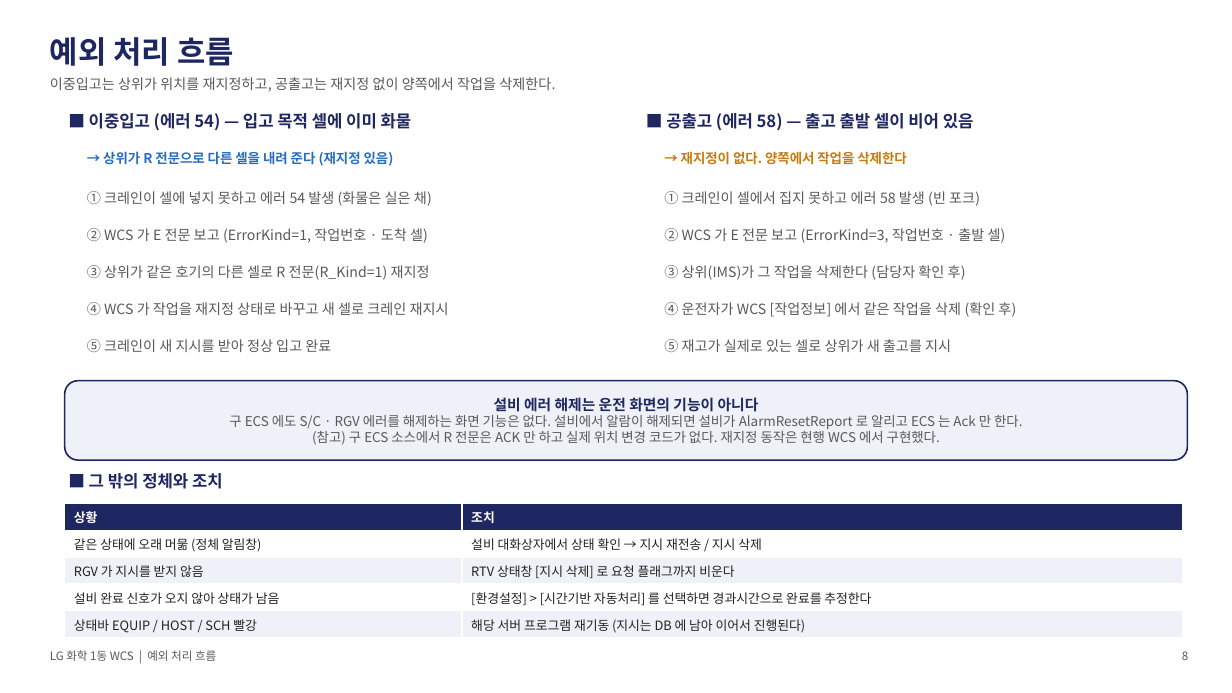
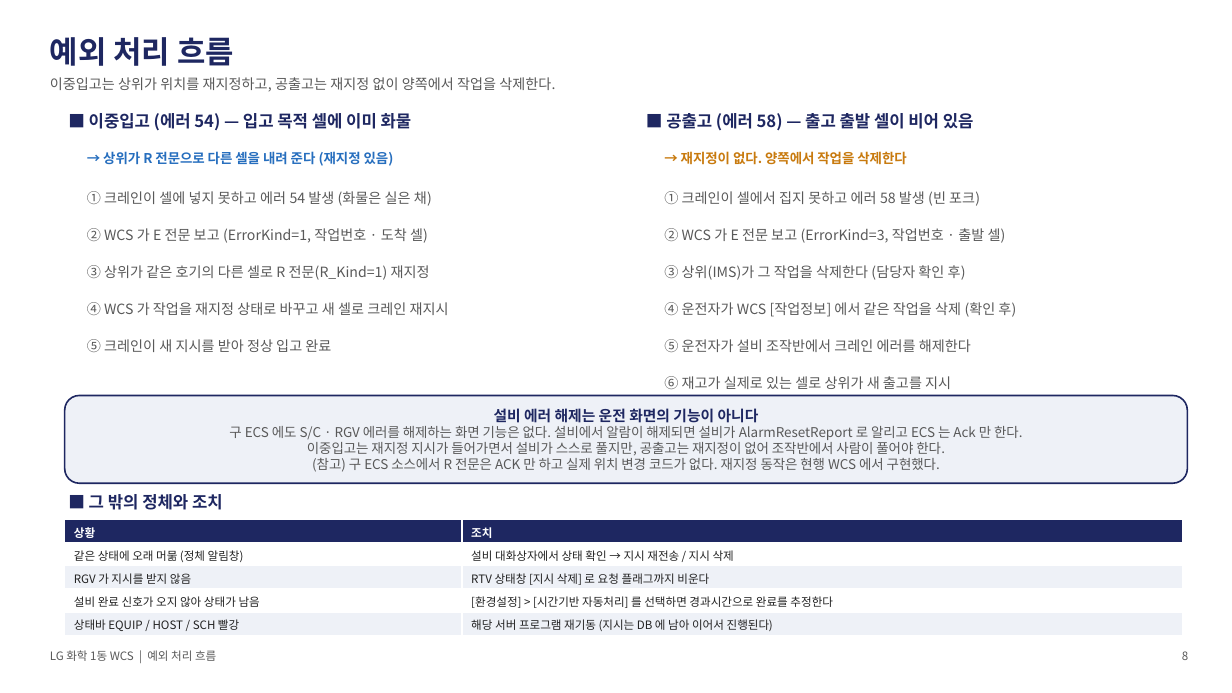
Before and after one commit to yeorijby-coder/LGLS_ALL, a slide deck: slide 8 of docs/산출물_20260904/07_WCS_구성도_및_흐름도.pptx. Drawn at 1232x693 pixels with LibreOffice and Linux fonts; fonts in the diff are those of the drawing. Boxes give left, top, right and bottom in pixels: in the first picture for what was removed or moved away, otherwise in the second. Text is boxed around its words. In the diff, an @@ line names an element or a change of style, - is before the commit and + after.

```diff
--- a/docs/산출물_20260904/07_WCS_구성도_및_흐름도.pptx
+++ b/docs/산출물_20260904/07_WCS_구성도_및_흐름도.pptx
@@ text added at box(664, 339, 971, 352), 11 pt, text #595959 @@
+⑤ 운전자가 설비 조작반에서 크레인 에러를 해제한다
@@ text at box(664, 376, 951, 389): text changed @@
-⑤ 재고가 실제로 있는 셀로 상위가 새 출고를 지시
+⑥ 재고가 실제로 있는 셀로 상위가 새 출고를 지시
@@ rounded rectangle "설비 에러 해제는 운전 화면의 ...": place and size @@
-rounded rectangle "설비 에러 해제는 운전 화면의 ..." at box(65, 381, 1188, 460)
+rounded rectangle "설비 에러 해제는 운전 화면의 ..." at box(65, 396, 1188, 483)
@@ text in rounded rectangle at box(307, 439, 945, 455): paragraph added @@
+이중입고는 재지정 지시가 들어가면서 설비가 스스로 풀지만, 공출고는 재지정이 없어 조작반에서 사람이 풀어야 한다.
@@ text "■ 그 밖의 정체와 조치": place and size @@
-text "■ 그 밖의 정체와 조치" at box(89, 473, 223, 489)
+text "■ 그 밖의 정체와 조치" at box(89, 494, 223, 510)
@@ table at box(65, 519, 1183, 635) @@
@@ size 10 to 9 pt @@
@@ table: place and size @@
-table at box(65, 504, 1183, 638)
+table at box(65, 519, 1183, 635)
```
Also in this commit, not shown: 10 other files.
